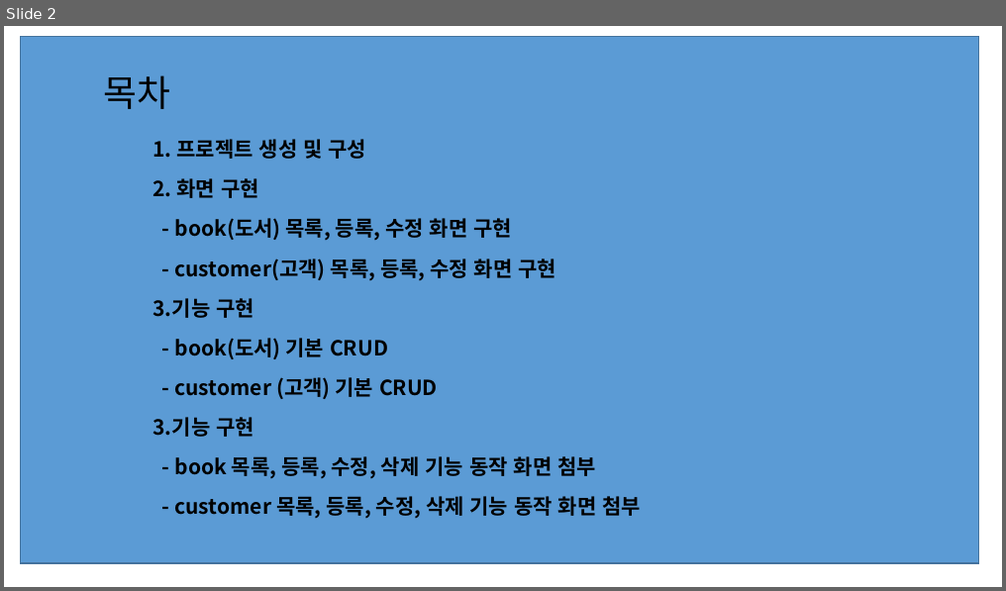
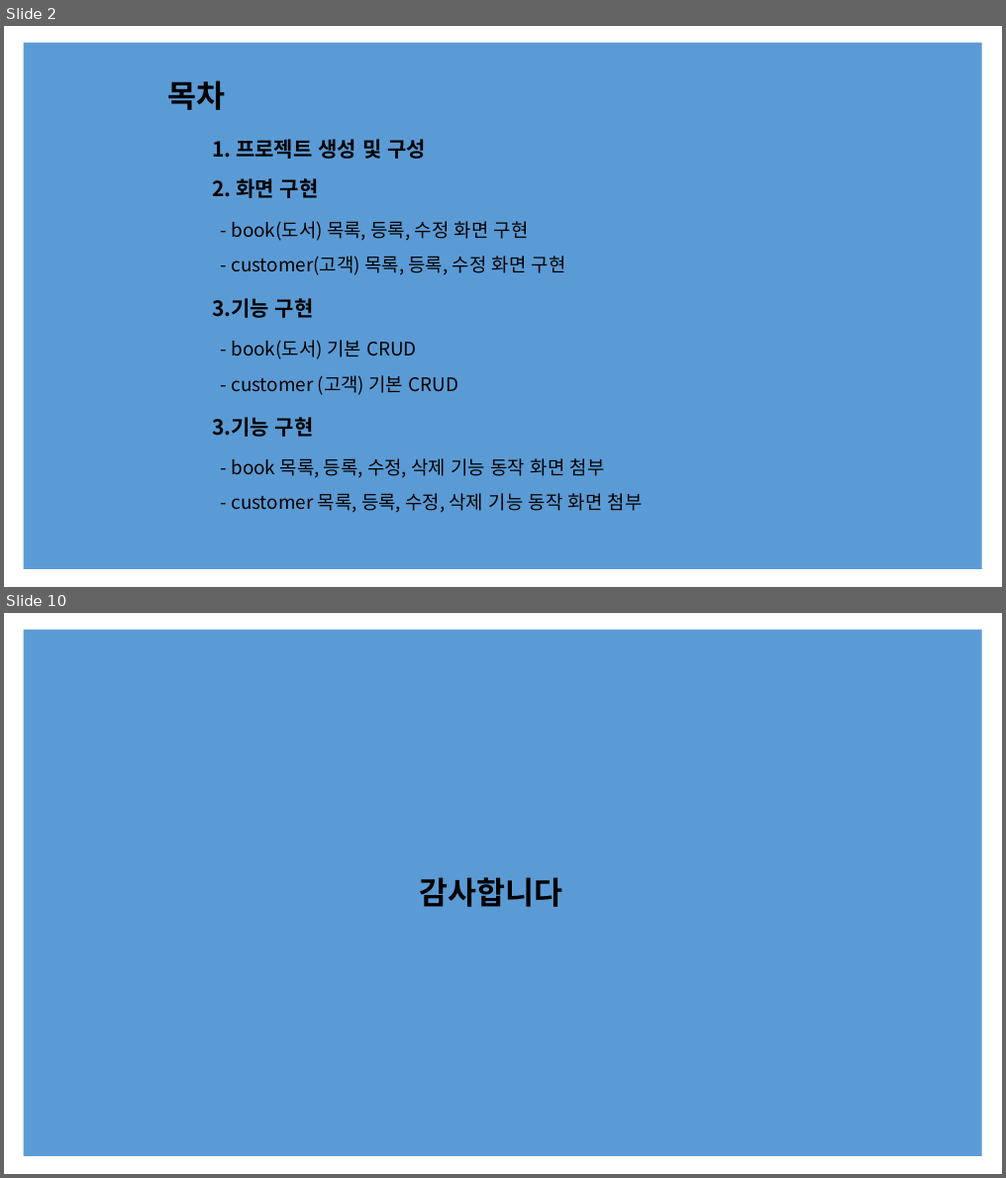
Before and after one commit to GGGGGGGGGGGGGGGil/Performance-Evaluation, a slide deck: 10.모던 웹 애플리케이션 개발2/모던 웹 애플리케이션 개발2_길은섭.pptx. Shown one above the other, each under a label of ours: slide 2 before the commit, slides 2 and 10 after it; the slides between them are not shown. The pictures are 1006x591 and 1006x1178 pixels, drawn with LibreOffice and Linux fonts; fonts in the diff are those of the drawing. Boxes give left, top, right and bottom in pixels: in the first picture for what was removed or moved away, otherwise in the second. Text is boxed around its words. In the diff, an @@ line names an element or a change of style, - is before the commit and + after.

```diff
--- a/10.모던 웹 애플리케이션 개발2/모던 웹 애플리케이션 개발2_길은섭.pptx
+++ b/10.모던 웹 애플리케이션 개발2/모던 웹 애플리케이션 개발2_길은섭.pptx
@@ slide 10 added at box(4, 613, 1002, 1174), background #FFFFFF @@
@@ rectangle added at box(24, 630, 982, 1157), fill #5B9BD5 @@
@@ title added at box(420, 877, 563, 907), 30 pt, text #000000, bold @@
+감사합니다
@@ slide 2 changed as well @@
@@ rectangle: place and size @@
-rectangle at box(21, 37, 979, 564)
+rectangle at box(24, 43, 982, 570)
@@ rectangle at box(24, 43, 982, 570): outline #43739E 1 pt to none @@
@@ 7 texts, 1 title: place and size @@
-7 texts, 1 title at box(104, 76, 596, 478)
+7 texts, 1 title at box(167, 80, 605, 478)
@@ title "목차" at box(167, 80, 225, 110): size 35 to 30 pt, bold on @@
@@ size 20 to 18 pt, bold off in 6 elements at box(231, 221, 529, 241), box(231, 340, 417, 360), box(231, 459, 605, 478), box(231, 256, 566, 275), box(231, 375, 459, 395), box(231, 493, 643, 513) @@
@@ 3 texts: place and size @@
-3 texts at box(175, 259, 641, 518)
+3 texts at box(231, 256, 643, 513)
```
Also in this commit, not shown: 7 other slides changed, 1 other slide added, 1 other file.
